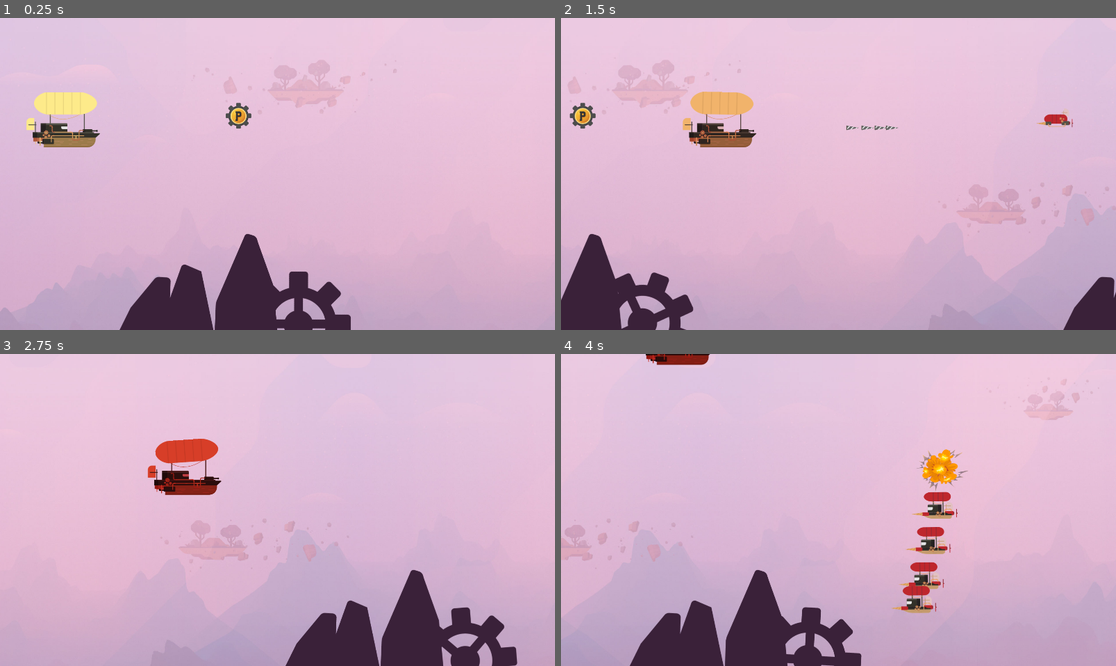
Above: before the commit, frames 1-4 (two rows, left to right).
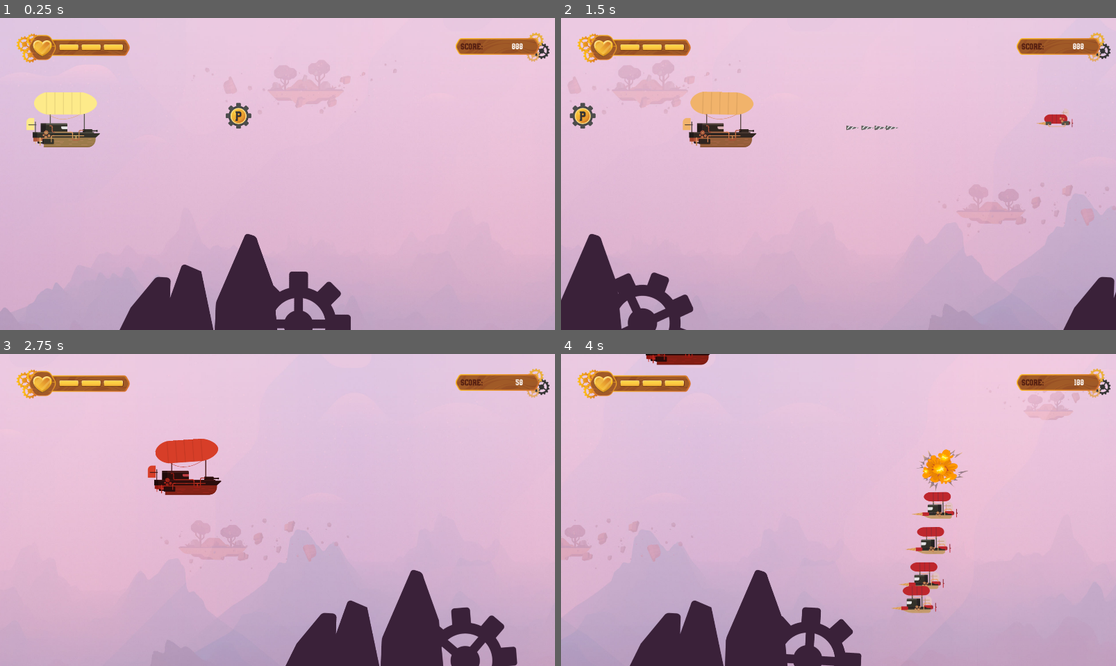
Above: after the commit, the same moments.

Repository: luishernandezg/arkanet
Game: Godot game, scene res://Scenes/Nivel1.tscn
Same seed, same stepped clock (60 frames per second), same inputs: the game is played once before the commit and once after it.
Inputs (mouse positions are in pixels of both pictures, inside the frame that each line leads up to):
- Up to frame 1 (0.25 s): no input
- Up to frame 2 (1.5 s): move the mouse to (960, 158) at 0.52 s; hold D (move_right) 0.53-1.28 s; hold Right mouse button (attack) 0.53-1.28 s; move the mouse to (727, 189) at 1.27 s; hold A (move_left) from 1.28 s (still down); tap Z (damage_test) at 1.35 s
- Up to frame 3 (2.75 s): move the mouse to (333, 441) at 2.02 s; release A (move_left) at 2.03 s; hold D (move_right) from 2.03 s (still down); tap S (move_dowm) at 2.1 s
- Up to frame 4 (4 s): move the mouse to (810, 572) at 2.77 s; release D (move_right) at 2.78 s; hold W (move_up) 2.78-3.53 s; right-click (810, 572) at 2.85 s; move the mouse to (1005, 556) at 3.52 s; hold A (move_left) from 3.53 s (still down); hold Z (damage_test) from 3.53 s (still down)

The runs differ from the first frame. In frame 1, 2.1% of the frame differs, in the area x 2-99%, y 4-15%; in frame 2, 2.1%; in frame 3, 2.1%; in frame 4, 2.1%.

Commit message:
Added points and life HUB - class 18

Diff:
--- a/Scenes/Nivel1.tscn
+++ b/Scenes/Nivel1.tscn
@@ -8,6 +8,10 @@
 [ext_resource type="Script" path="res://Scripts/power_up.gd" id="4_majqm"]
 [ext_resource type="Texture2D" uid="uid://c3g1pyba3xjlq" path="res://Assets/disparo/powerUp.png" id="5_c6kqk"]
 [ext_resource type="PackedScene" uid="uid://dadvsfxfg6oq1" path="res://Scenes/montain.tscn" id="8_4mmqr"]
+[ext_resource type="Texture2D" uid="uid://bpbj7yejkychn" path="res://Assets/hud/barra_vida.png" id="9_2v0vq"]
+[ext_resource type="Texture2D" uid="uid://3430mo7s0ca0" path="res://Assets/hud/vida.png" id="10_13km7"]
+[ext_resource type="Texture2D" uid="uid://c2tdpclchduwx" path="res://Assets/hud/tabla_puntos.png" id="11_ob3l6"]
+[ext_resource type="FontFile" uid="uid://bgfdov55d5vfu" path="res://Assets/fonts/Kubika Font/Kubika Rough.ttf" id="12_wonjm"]
 
 [sub_resource type="CircleShape2D" id="CircleShape2D_jb847"]
 radius = 28.6356
@@ -52,4 +56,60 @@
 [node name="Montain2" parent="." instance=ExtResource("8_4mmqr")]
 position = Vector2(2074, 0)
 
+[node name="HUB" type="CanvasLayer" parent="." groups=["HUB"]]
+
+[node name="LifeBar" type="TextureRect" parent="HUB"]
+offset_left = 57.0
+offset_top = 54.0
+offset_right = 449.0
+offset_bottom = 155.0
+texture = ExtResource("9_2v0vq")
+
+[node name="Life1" type="TextureRect" parent="HUB/LifeBar"]
+layout_mode = 0
+offset_left = 148.0
+offset_top = 37.0
+offset_right = 215.0
+offset_bottom = 58.0
+texture = ExtResource("10_13km7")
+stretch_mode = 2
+
+[node name="Life2" type="TextureRect" parent="HUB/LifeBar"]
+layout_mode = 0
+offset_left = 225.0
+offset_top = 37.0
+offset_right = 292.0
+offset_bottom = 58.0
+texture = ExtResource("10_13km7")
+stretch_mode = 2
+
+[node name="Life3" type="TextureRect" parent="HUB/LifeBar"]
+layout_mode = 0
+offset_left = 302.0
+offset_top = 37.0
+offset_right = 369.0
+offset_bottom = 58.0
+texture = ExtResource("10_13km7")
+stretch_mode = 2
+
+[node name="ScoreBar" type="TextureRect" parent="HUB"]
+offset_left = 1576.0
+offset_top = 50.0
+offset_right = 1902.0
+offset_bottom = 151.0
+texture = ExtResource("11_ob3l6")
+
+[node name="Label" type="Label" parent="HUB/ScoreBar"]
+layout_mode = 0
+offset_left = 126.0
+offset_top = 34.0
+offset_right = 234.0
+offset_bottom = 66.0
+theme_override_fonts/font = ExtResource("12_wonjm")
+theme_override_font_sizes/font_size = 32
+text = "000"
+horizontal_alignment = 2
+vertical_alignment = 1
+clip_text = true
+
 [connection signal="body_entered" from="PowerUp" to="PowerUp" method="_on_body_entered"]
--- a/Scripts/character.gd
+++ b/Scripts/character.gd
@@ -5,9 +5,14 @@
 @onready var specialShot = preload("res://Scenes/spesial_shot.tscn")
 @onready var playback: AnimationNodeStateMachinePlayback = $AnimationTree.get("parameters/playback")
 @onready var animationPlayer: AnimationPlayer = $AnimationPlayerDamage
-
+@onready var hub: Node = get_tree().get_first_node_in_group("HUB")
 var cooldown = true
 var powerUp = false
+
+func _ready() -> void:
+	Global.live = 3
+	Global.score = 0
+	Global.score_label = hub.get_node("ScoreBar/Label")
 
 func _physics_process(_delta: float) -> void:
 
@@ -61,6 +66,9 @@
 
 func take_damage() -> void:
 	Global.remove_live()
+	var lifeBar: TextureRect  = hub.get_node("LifeBar")
+	var lifes: Array[Node] = lifeBar.get_children()
+	lifes[Global.live].visible = false
 	animationPlayer.play("damage")
 
 func _on_timer_timeout() -> void:
--- a/Scripts/global.gd
+++ b/Scripts/global.gd
@@ -2,17 +2,20 @@
 
 
 # Global state of the game
-var live = 0
+var live = 3
 var score = 0
+var score_label: Label
 
 func remove_live():
 	if live > 1:
 		live -= 1
 	else:
 		print("You lose")
+		get_tree().reload_current_scene()
 	print("Lives: ",live )
 
 
 func add_points(value: int):
 	score += value
+	score_label.text = str(score)
 	print("Score: ",score)
Not shown: 1 places in Scenes/Nivel1.tscn that only renumber resources
